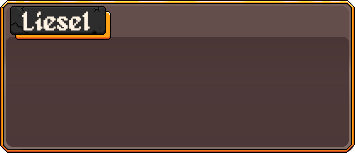
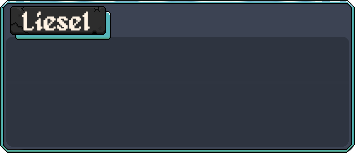
Two versions of the same layered image (355×153). Layer-by-layer changes:
added group "Agrupar 1" with 3 layers above "Retângulo 2" over [0, 0, 354, 152]
moved "Camada 3" into group "Agrupar 1" over [10, 6, 106, 35]
moved "Camada 4" into group "Agrupar 1" over [15, 11, 111, 40]
moved "Camada 2" into group "Agrupar 1" over [0, 0, 354, 152]
hid "Mapa de Degradê 1 copiar" over [0, 0, 354, 152]
